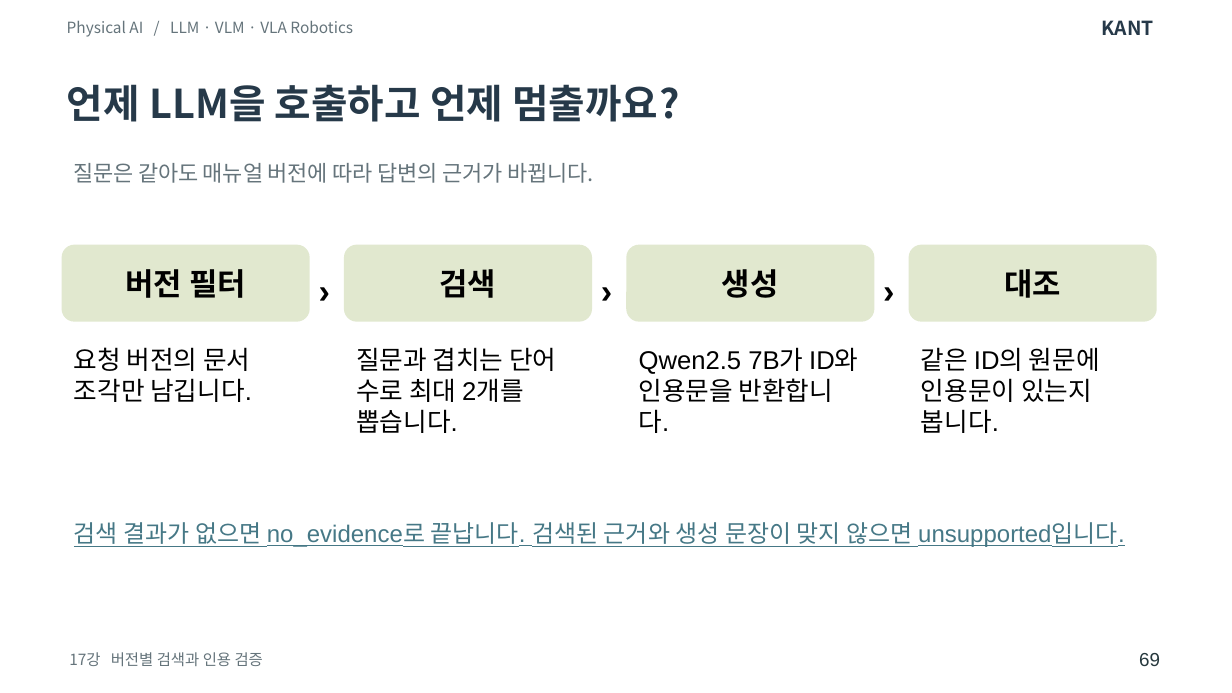
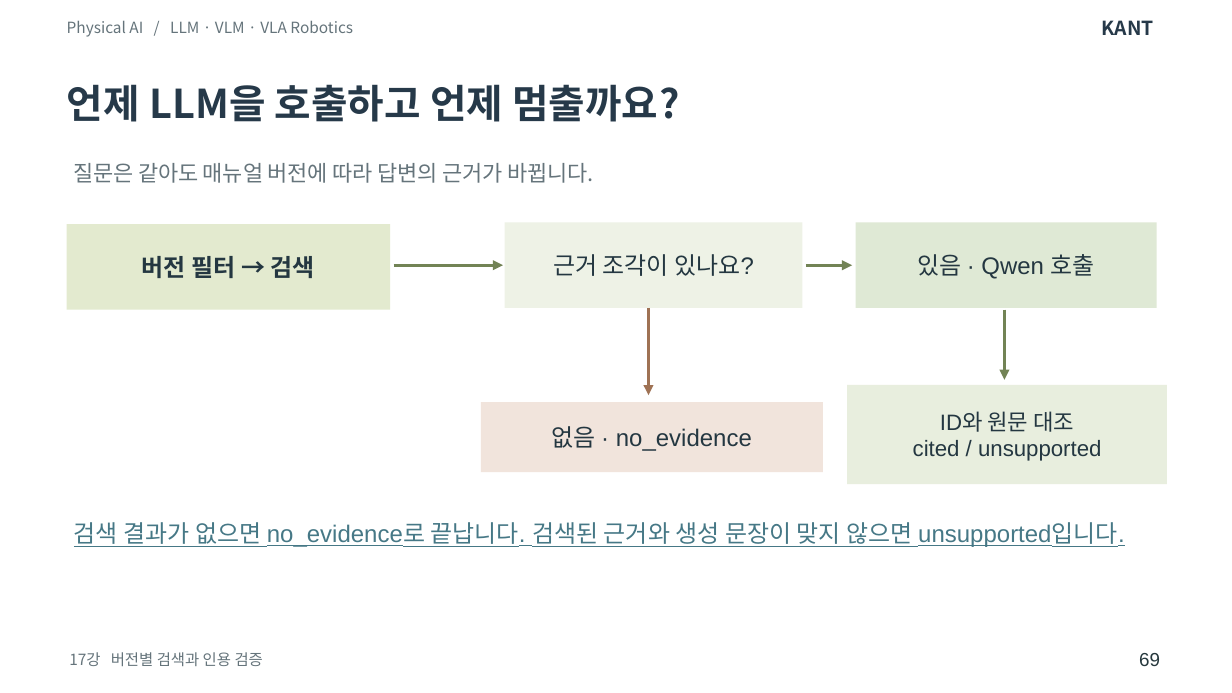
Before and after one commit to SpartaPA/waffle-mpx-lyrical, a slide deck: slide 69 of lessons/14-18/lessons-14-18.pptx. Drawn at 1232x693 pixels with LibreOffice and Linux fonts; fonts in the diff are those of the drawing. Boxes give left, top, right and bottom in pixels: in the first picture for what was removed or moved away, otherwise in the second. Text is boxed around its words. In the diff, an @@ line names an element or a change of style, - is before the commit and + after.

Commit message:
14~18강 본문에서 실제 관측과 판정 과정을 개념별 도식으로 풀어냈습니다

```diff
--- a/lessons/14-18/lessons-14-18.pptx
+++ b/lessons/14-18/lessons-14-18.pptx
@@ rectangle "버전 필터 → 검색": place and size @@
-rectangle "버전 필터 → 검색" at (62,245,309,322)
+rectangle "버전 필터 → 검색" at (67,224,389,309)
@@ rectangle "버전 필터 → 검색" at (67,224,389,309): rounded rectangle to rectangle; fill #E1E8CF to #E3EACF @@
@@ rectangle added at (505,223,803,308), fill #EEF2E6, 14 pt, text #243741 @@
+근거 조각이 있나요?
@@ rectangle added at (855,223,1156,308), fill #DFE9D5, 14 pt, text #243741 @@
+있음 · Qwen 호출
@@ text in rectangle at (142,256,315,278): text changed; size 18 to 14 pt; text colour #000000 to #243741 @@
-버전 필터
+버전 필터 → 검색
@@ text removed at (307,256,355,323) @@
-›
@@ rounded rectangle removed at (344,245,591,322) @@
-검색
@@ arrow added from (393, 265) to (503, 265), #728355 1.6 pt @@
@@ text removed at (589,256,637,323) @@
-›
@@ rounded rectangle removed at (626,245,873,322) @@
-생성
@@ arrow added from (806, 265) to (853, 265), #728355 1.6 pt @@
@@ text removed at (871,256,919,323) @@
-›
@@ rounded rectangle removed at (909,245,1157,322) @@
-대조
@@ arrow added from (648, 308) to (648, 395), #9F7254 1.6 pt @@
@@ arrow added from (1004, 309) to (1004, 379), #728355 1.6 pt @@
@@ text removed at (74,347,252,402) @@
-요청 버전의 문서 조각만 남깁니다.
@@ text removed at (356,347,556,433) @@
-질문과 겹치는 단어 수로 최대 2개를 뽑습니다.
@@ text removed at (639,349,858,433) @@
-Qwen2.5 7B가 ID와 인용문을 반환합니다.
@@ text removed at (921,347,1100,433) @@
-같은 ID의 원문에 인용문이 있는지 봅니다.
@@ rectangle added at (848,384,1168,484), fill #E8EEDE, 13 pt, text #243741 @@
+ID와 원문 대조
+cited / unsupported
@@ rectangle added at (480,402,823,472), fill #F1E4DC, 14 pt, text #243741 @@
+없음 · no_evidence
```
Also in this commit, not shown: 28 other slides changed.
